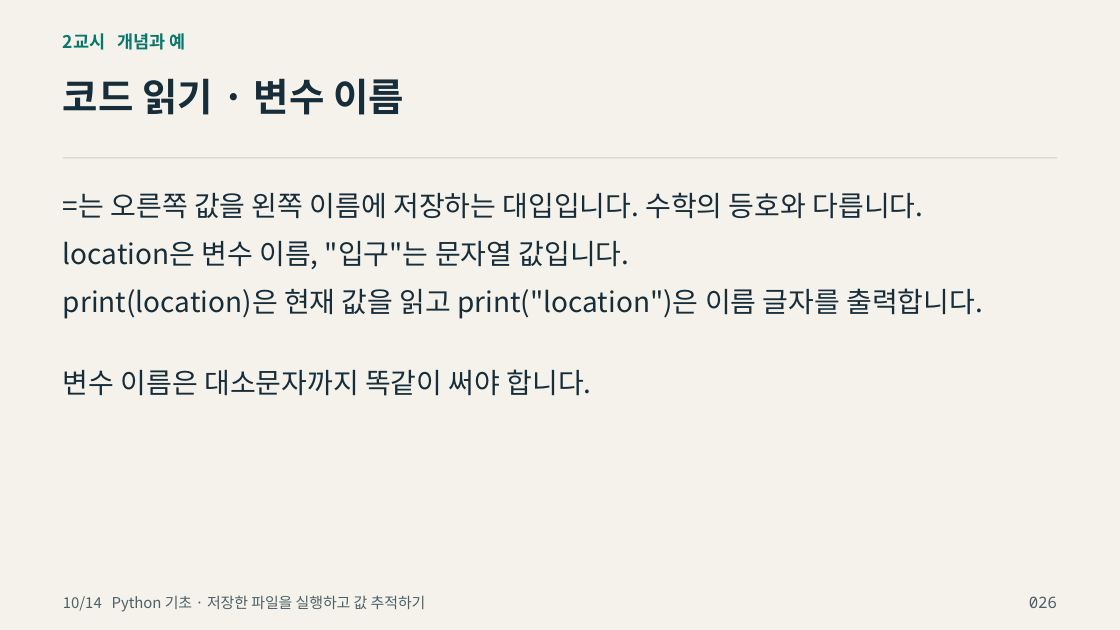
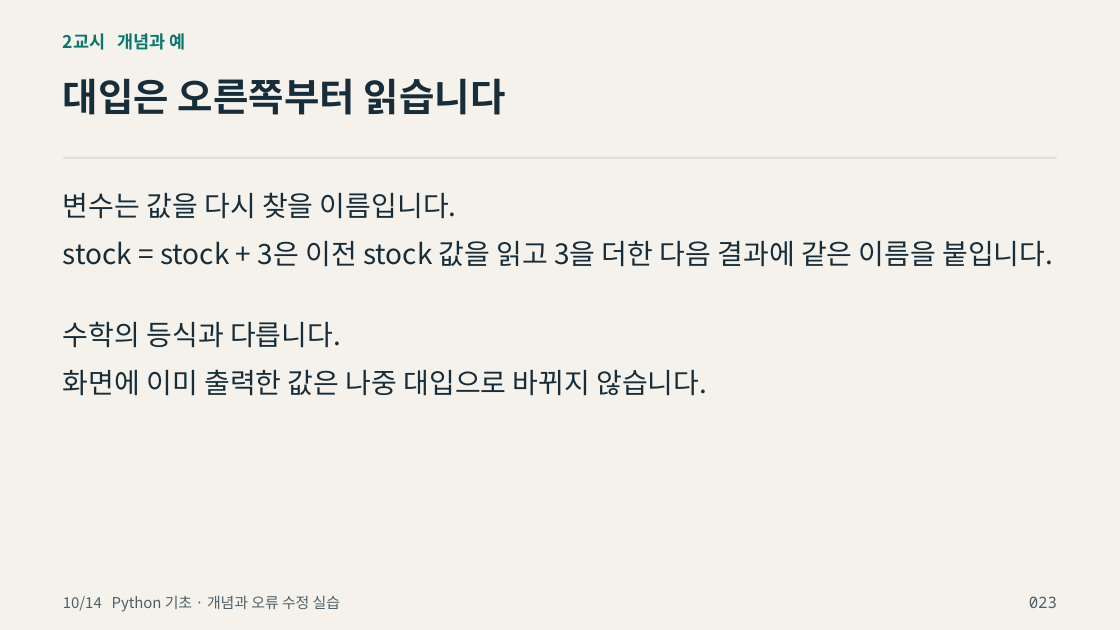
Before and after one commit to zeusk302-png/kdigital-physical-ai, a slide deck: slide 23 of downloads/2026-10-14/readable-slides.pptx (slide 26 before the commit). Drawn at 1120x630 pixels with LibreOffice and Linux fonts; fonts in the diff are those of the drawing; background and template pictures are left out. Boxes give left, top, right and bottom in pixels: in the first picture for what was removed or moved away, otherwise in the second. Text is boxed around its words. In the diff, an @@ line names an element or a change of style, - is before the commit and + after.

Commit message:
Expand beginner Python concepts and synchronize teaching deck

```diff
--- a/downloads/2026-10-14/readable-slides.pptx
+++ b/downloads/2026-10-14/readable-slides.pptx
@@ text at (63,78,506,115): text changed @@
-코드 읽기 · 변수 이름
+대입은 오른쪽부터 읽습니다
@@ text at (63,192,457,219): text changed @@
-=는 오른쪽 값을 왼쪽 이름에 저장하는 대입입니다. 수학의 등호와 다릅니다.
+변수는 값을 다시 찾을 이름입니다.
@@ text at (63,241,1053,267): text changed @@
-location은 변수 이름, "입구"는 문자열 값입니다.
+stock = stock + 3은 이전 stock 값을 읽고 3을 더한 다음 결과에 같은 이름을 붙입니다.
@@ text at (63,321,341,348): text changed @@
-print(location)은 현재 값을 읽고 print("location")은 이름 글자를 출력합니다.
+수학의 등식과 다릅니다.
@@ text at (63,369,707,396): text changed @@
-변수 이름은 대소문자까지 똑같이 써야 합니다.
+화면에 이미 출력한 값은 나중 대입으로 바뀌지 않습니다.
@@ text at (63,595,340,612): text changed @@
-10/14 Python 기초 · 저장한 파일을 실행하고 값 추적하기
+10/14 Python 기초 · 개념과 오류 수정 실습
@@ text at (1029,596,1057,608): text changed @@
-026
+023
```
Also in this commit, not shown: 76 other slides changed, 46 slides added, 40 slides removed, 18 other files.
